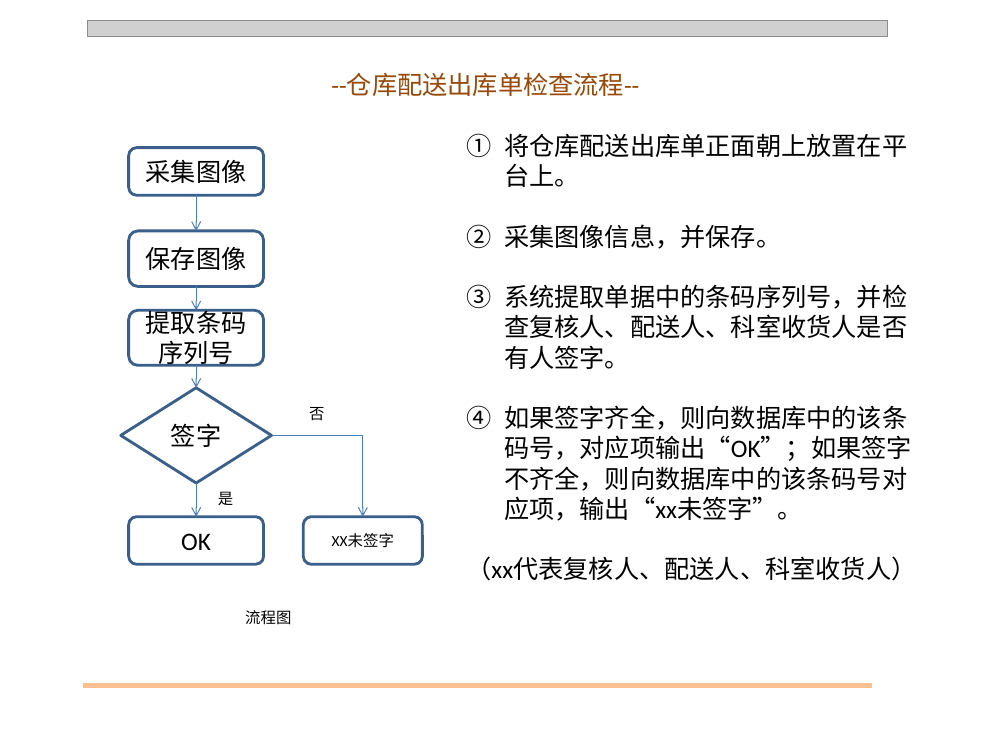
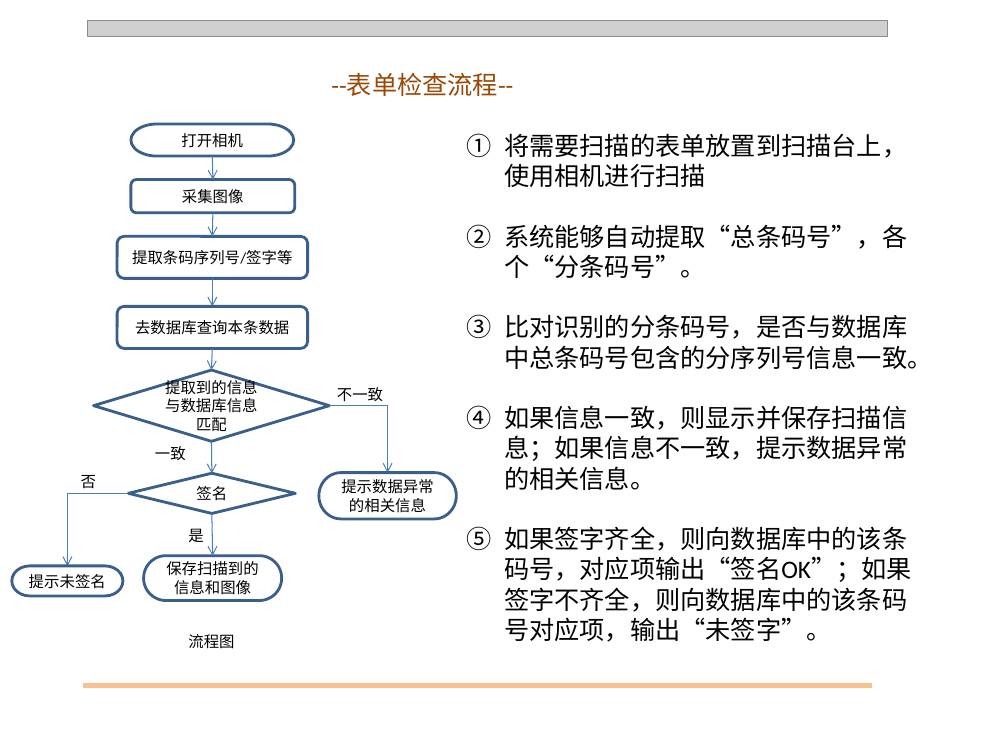
Before and after one commit to qq840937370/Automation_CodeReading, a slide deck: slide 4 of Docs/信息自动化解决方案.pptx (slide 3 before the commit). Drawn at 1008x756 pixels with LibreOffice and Linux fonts; fonts in the diff are those of the drawing; grey boxes stand for pictures. Boxes give left, top, right and bottom in pixels: in the first picture for what was removed or moved away, otherwise in the second. Text is boxed around its words. In the diff, an @@ line names an element or a change of style, - is before the commit and + after.

Commit message:
修改实时显示代码的位置 解决画面假死（识别到二维码，但未识别到表头和签字mode）

```diff
--- a/Docs/信息自动化解决方案.pptx
+++ b/Docs/信息自动化解决方案.pptx
@@ text at box(331, 73, 513, 96): text changed @@
---仓库配送出库单检查流程--
+--表单检查流程--
@@ pill shape added at box(131, 124, 294, 156), outline #3A5F8C 2 pt, 11 pt, text #000000 @@
+打开相机
@@ text at box(504, 133, 932, 642): text changed @@
-1. 将仓库配送出库单正面朝上放置在平台上。
-2. 采集图像信息，并保存。
-3. 系统提取单据中的条码序列号，并检查复核人、配送人、科室收货人是否有人签字。
-4. 如果签字齐全，则向数据库中的该条码号，对应项输出“OK”；如果签字不齐全，则向数据库中的该条码号对应项，输出“xx未签字”。
-（xx代表复核人、配送人、科室收货人）
+1. 将需要扫描的表单放置到扫描台上，使用相机进行扫描
+2. 系统能够自动提取“总条码号”，各个“分条码号”。
+3. 比对识别的分条码号，是否与数据库中总条码号包含的分序列号信息一致。
+4. 如果信息一致，则显示并保存扫描信息；如果信息不一致，提示数据异常的相关信息。
+5. 如果签字齐全，则向数据库中的该条码号，对应项输出“签名OK”；如果签字不齐全，则向数据库中的该条码号对应项，输出“未签字”。
@@ rounded rectangle "采集图像": place and size @@
-rounded rectangle "采集图像" at box(129, 148, 264, 196)
+rounded rectangle "采集图像" at box(131, 179, 295, 213)
@@ rounded rectangle "采集图像" at box(131, 179, 295, 213): size 18 to 11 pt @@
@@ arrow added from (213, 156) to (213, 179), #4B7EBC 0.75 pt @@
@@ rounded rectangle "提取条码序列号/签字等": place and size @@
-rounded rectangle "提取条码序列号/签字等" at box(129, 310, 264, 366)
+rounded rectangle "提取条码序列号/签字等" at box(117, 236, 307, 278)
@@ rounded rectangle removed at box(129, 231, 264, 286) @@
-保存图像
@@ arrow moved from (197, 196) - (197, 231) to (213, 213) - (213, 236) @@
@@ text in rounded rectangle at box(132, 250, 292, 265): text changed; size 18 to 11 pt @@
-提取条码序列号
+提取条码序列号/签字等
@@ arrow moved from (197, 286) - (197, 310) to (213, 278) - (213, 306) @@
@@ rounded rectangle added at box(117, 306, 307, 349), outline #3A5F8C 2 pt, 11 pt, text #000000 @@
+去数据库查询本条数据
@@ arrow moved from (197, 365) - (197, 388) to (213, 349) - (212, 370) @@
@@ diamond added at box(94, 370, 330, 442), outline #3A5F8C 2 pt, 11 pt, text #000000 @@
+提取到的信息与数据库信息匹配
@@ text added at box(337, 387, 383, 402), 11 pt, text #000000 @@
+不一致
@@ elbow arrow moved from (271, 435) - (363, 517) to (330, 405) - (388, 473) @@
@@ text added at box(155, 446, 186, 460), 11 pt, text #000000 @@
+一致
@@ arrow moved from (197, 483) - (197, 517) to (212, 442) - (212, 473) @@
@@ text "否": place and size @@
-text "否" at box(309, 407, 324, 421)
+text "否" at box(81, 475, 96, 489)
@@ diamond "签名": place and size @@
-diamond "签名" at box(121, 388, 272, 483)
+diamond "签名" at box(128, 473, 295, 513)
@@ pill shape added at box(319, 473, 456, 519), outline #3A5F8C 2 pt, 11 pt, text #000000 @@
+提示数据异常的相关信息
@@ elbow arrow added from (128, 493) to (68, 565), #4B7EBC 0.75 pt @@
@@ text in diamond at box(196, 486, 227, 501): text changed; size 18 to 11 pt @@
-签字
+签名
@@ rounded rectangle removed at box(129, 517, 264, 564) @@
-OK
@@ text "是": place and size @@
-text "是" at box(218, 491, 233, 505)
+text "是" at box(188, 528, 203, 542)
@@ arrow added from (212, 513) to (213, 555), #4B7EBC 0.75 pt @@
@@ rounded rectangle removed at box(303, 517, 422, 564) @@
-XX未签字
@@ pill shape added at box(12, 565, 123, 596), outline #3A5F8C 2 pt, 11 pt, text #000000 @@
+提示未签名
@@ pill shape added at box(143, 555, 281, 601), outline #3A5F8C 2 pt, 11 pt, text #000000 @@
+保存扫描到的信息和图像
@@ text "流程图": place and size @@
-text "流程图" at box(245, 610, 291, 625)
+text "流程图" at box(188, 634, 234, 649)
```
Also in this commit, not shown: 2 other slides changed, 1 slide removed, 10 other files.
